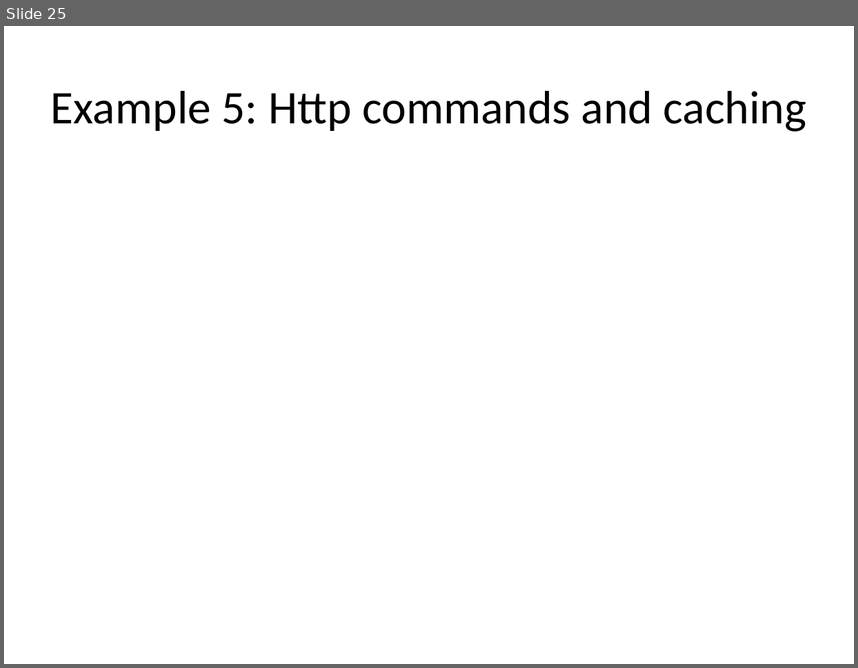
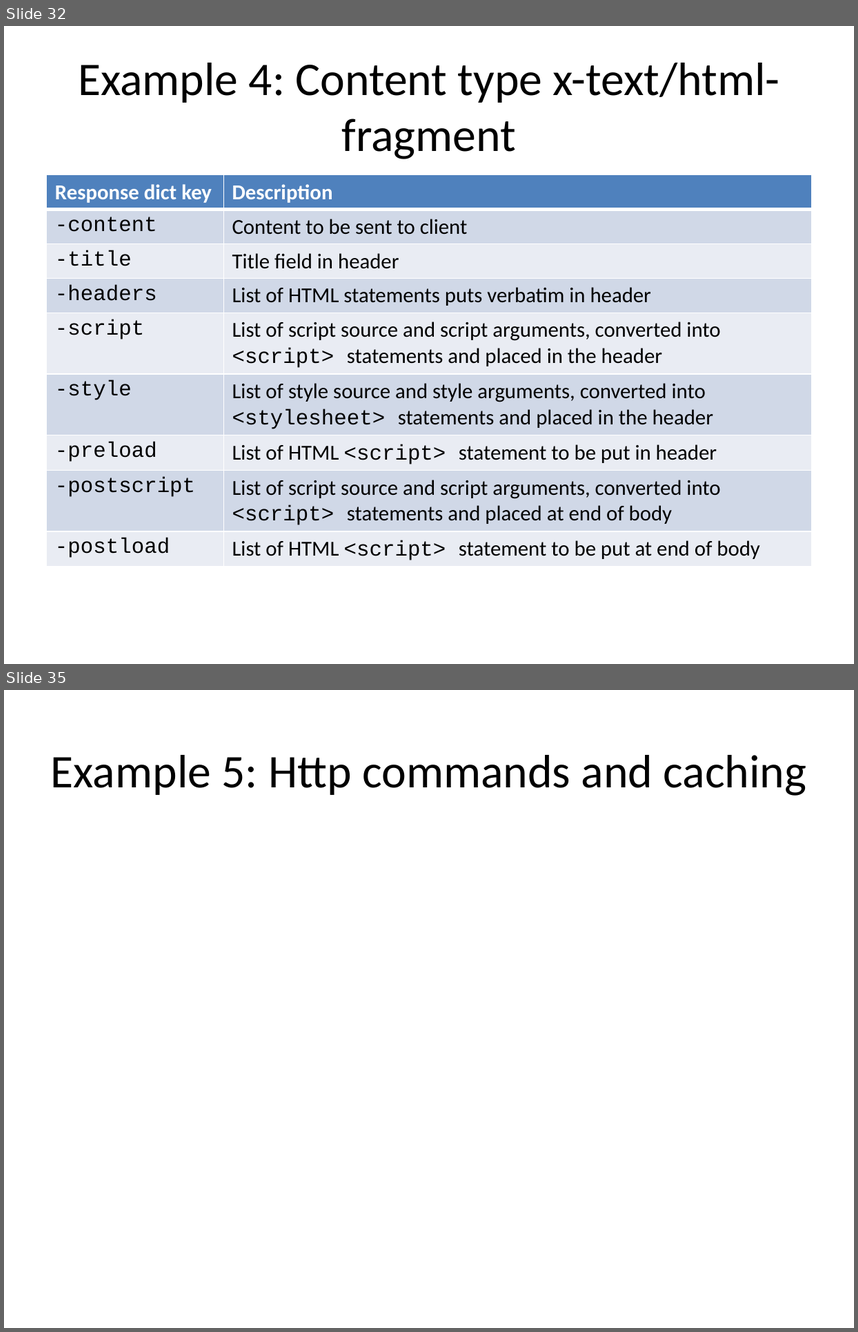
Before and after one commit to jdc8/wubwikit, a slide deck: wubexamples/Lets_Wub.pptx. Shown one above the other, each under a label of ours: slide 25 before the commit, slides 32 and 35 after it; the slides between them are not shown. The pictures are 858x668 and 858x1332 pixels, drawn with LibreOffice and Linux fonts; fonts in the diff are those of the drawing; background and template pictures are left out. Boxes give left, top, right and bottom in pixels: in the first picture for what was removed or moved away, otherwise in the second. Text is boxed around its words. In the diff, an @@ line names an element or a change of style, - is before the commit and + after.

```diff
--- a/wubexamples/Lets_Wub.pptx
+++ b/wubexamples/Lets_Wub.pptx
@@ slide 32 added at [4, 26, 854, 664], background #FFFFFF @@
@@ title added at [78, 63, 780, 159], 39.6 pt, text #000000 @@
+Example 4: Content type x-text/html-fragment
@@ table added at [47, 175, 811, 563], 9 rows, 2 columns @@
+Response dict key | Description
+-content | Content to be sent to client
+-title | Title field in header
+-headers | List of HTML statements puts verbatim in header
+-script | List of script source and script arguments, converted into <script> statements and placed in the header
+-style | List of style source and style arguments, converted into <stylesheet> statements and placed in the header
+-preload | List of HTML <script> statement to be put in header
+-postscript | List of script source and script arguments, converted into <script> statements and placed at end of body
+-postload | List of HTML <script> statement to be put at end of body
@@ what was slide 25 is now slide 35 @@
```
Also in this commit, not shown: 6 slides changed, 9 other slides added.
